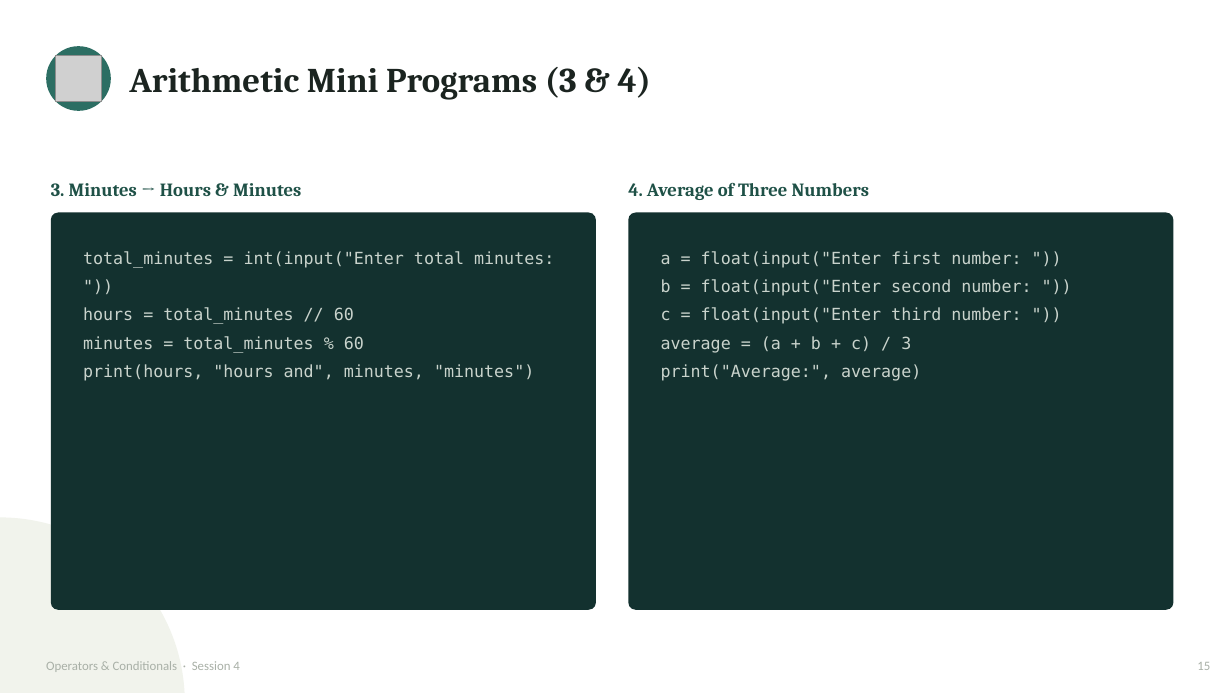
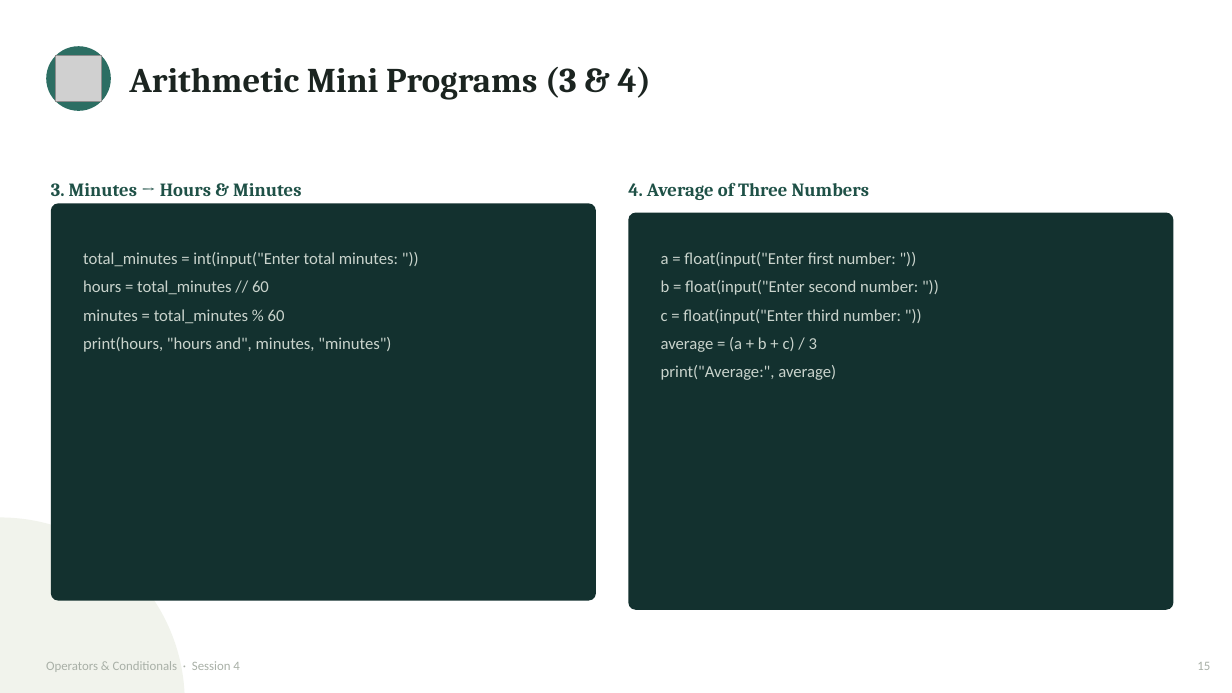
Before and after one commit to waseem-development/ai-ml-course, a slide deck: slide 12 of slides/3_session4_operators_conditionals.pptx (slide 15 before the commit). Drawn at 1232x693 pixels with LibreOffice and Linux fonts; fonts in the diff are those of the drawing; grey boxes stand for pictures. Boxes give left, top, right and bottom in pixels: in the first picture for what was removed or moved away, otherwise in the second. Text is boxed around its words. In the diff, an @@ line names an element or a change of style, - is before the commit and + after.

```diff
--- a/slides/3_session4_operators_conditionals.pptx
+++ b/slides/3_session4_operators_conditionals.pptx
@@ rounded rectangle: place and size @@
-rounded rectangle at [51,213,596,610]
+rounded rectangle at [51,203,596,601]
@@ text "total_minutes = int(input("Enter total minutes: ..." at [83,252,398,352]: font DejaVu Sans Mono to Calibri @@
@@ text "a = float(input("Enter first number: ..." at [661,252,918,380]: font DejaVu Sans Mono to Calibri @@
```
Also in this commit, not shown: 41 other slides changed, 7 slides added, 5 other files.
